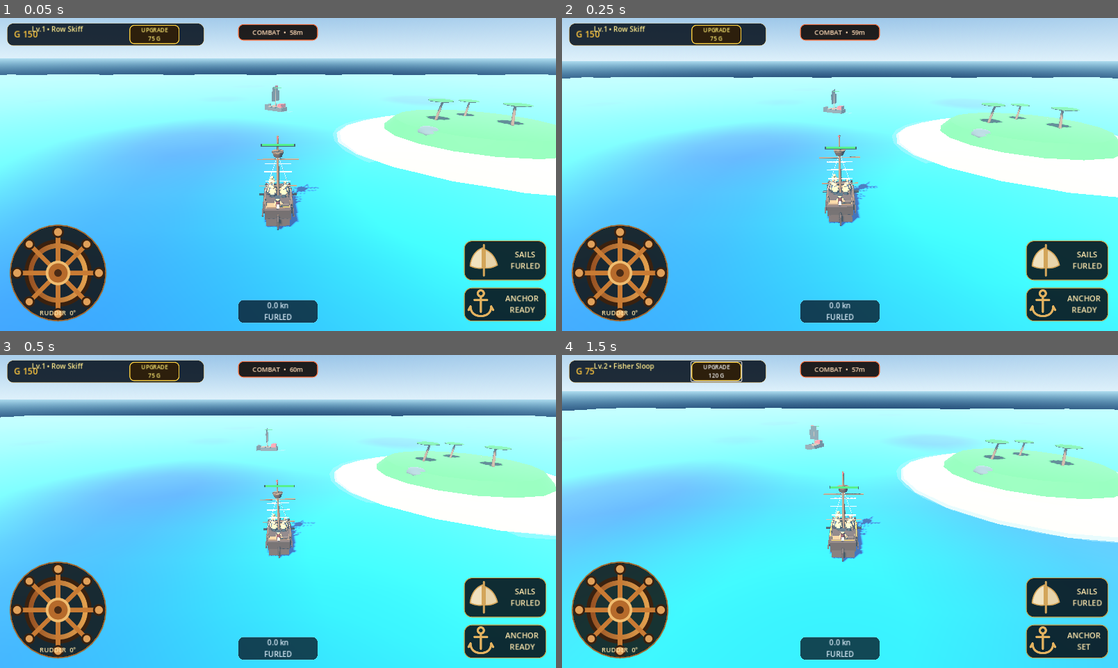
Above: before the commit, frames 1-4 (two rows, left to right).
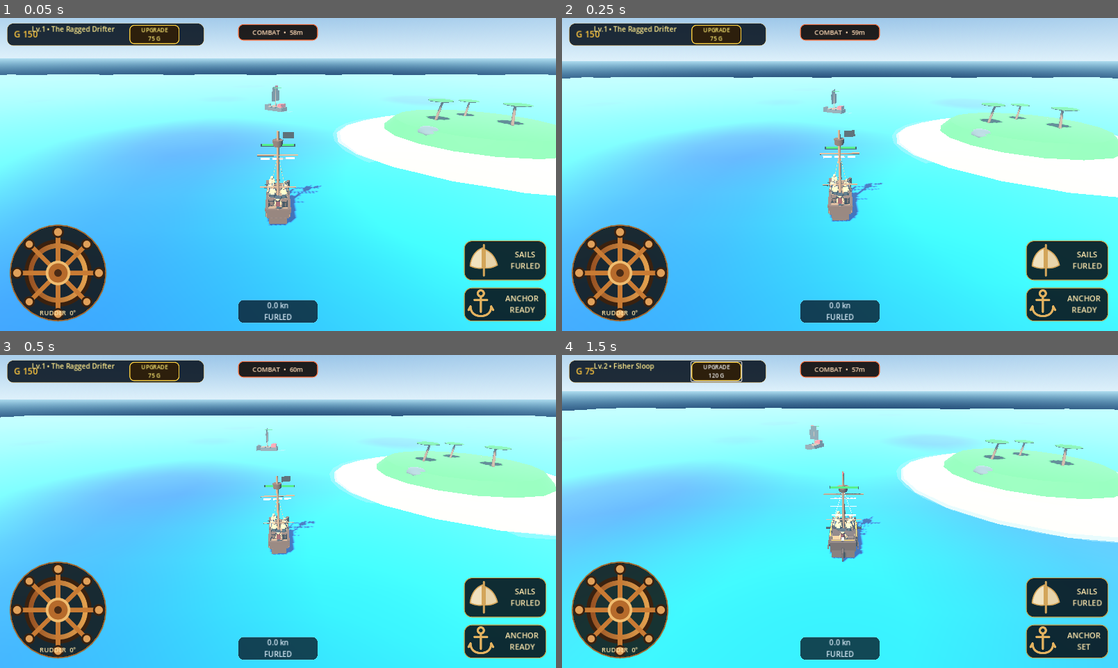
Above: after the commit, the same moments.

Repository: za99405com-ui/Pirate-Seasonline
Game: Godot game, scene res://scenes/world/world.tscn
Same seed, same stepped clock (60 frames per second), same inputs: the game is played once before the commit and once after it.
Inputs:
- Up to frame 1 (0.05 s): no input
- Up to frame 2 (0.25 s): no input
- Up to frame 3 (0.5 s): no input
- Up to frame 4 (1.5 s): click "ANCHOR READY" at 0.5 s; click "UPGRADE 75 G" at 1.25 s

The runs differ from the first frame. In frame 1, 1.1% of the frame differs, in the area x 9-58%, y 2-68%; in frame 2, 1.0%; in frame 3, 0.8%; in frame 4, nothing differs.

Commit message:
level1: build custom Ragged Drifter visual

Diff:
--- a/godot_game/scripts/data/ship_progression_data.gd
+++ b/godot_game/scripts/data/ship_progression_data.gd
@@ -53,7 +53,7 @@
 
 	# LEVEL 1
 	_levels[1] = LevelInfo.new(
-		1, "Row Skiff", "Small primitive skiff. Single mast and simple canvas.",
+		1, "The Ragged Drifter", "A battered starter pirate boat with one working bow cannon, one patched central sail and a rough timber deck.",
 		100.0, 13.0, 1.45, 4.0, 30.0, 2.2, 20, 0,
 		["hull_base", "mast_main", "sail_main", "cannons_pair_1"],
 		["slot_cannon_port_1", "slot_cannon_starboard_1", "slot_sail_main"]
--- a/godot_game/scripts/player/player_ship.gd
+++ b/godot_game/scripts/player/player_ship.gd
@@ -75,6 +75,7 @@
 var world_health_anchor: Node3D = null
 var world_health_fill: MeshInstance3D = null
 var ship_life_visuals: ShipLifeVisuals = null
+var ragged_drifter_visual: RaggedDrifterVisual = null
 
 var storage: ShipStorage = ShipStorage.new()
 
@@ -94,6 +95,9 @@
 	ship_life_visuals = ShipLifeVisuals.new()
 	visuals.add_child(ship_life_visuals)
 	ship_life_visuals.setup(self)
+	ragged_drifter_visual = RaggedDrifterVisual.new()
+	visuals.add_child(ragged_drifter_visual)
+	ragged_drifter_visual.setup(self)
 	_collect_travel_sails()
 	_setup_travel_wind()
 	travel_last_position = global_position
@@ -162,6 +166,8 @@
 	_update_travel_effects(delta)
 	if ship_life_visuals:
 		ship_life_visuals.update_visuals(delta)
+	if ragged_drifter_visual:
+		ragged_drifter_visual.update_visuals(delta, sail_visual_progress, combat_active, smoothed_rudder)
 	_handle_wave_bobbing(delta)
 	_update_wake(delta)
 	_keep_world_health_bar_readable()
@@ -545,20 +551,24 @@
 	if not visuals:
 		return
 
-	# Levels 1-2 use the lighter handmade hull. The imported ship becomes the Level 3 hull.
-	var starter_stage: bool = current_level <= 2
+	# Level 1 is our custom Ragged Drifter. Level 2 uses the starter hull.
+	# The imported detailed ship begins at Level 3.
+	var level_one: bool = current_level == 1
+	var level_two: bool = current_level == 2
 	var ship_model := visuals.get_node_or_null("ShipModel") as Node3D
 	var base_hull := visuals.get_node_or_null("BaseHull") as Node3D
 	var mast_main := visuals.get_node_or_null("MastMain") as Node3D
 
+	if ragged_drifter_visual:
+		ragged_drifter_visual.visible = level_one
 	if ship_model:
-		ship_model.visible = not starter_stage
+		ship_model.visible = current_level >= 3
 	if base_hull:
-		base_hull.visible = starter_stage
+		base_hull.visible = level_two
 	if mast_main:
-		mast_main.visible = starter_stage
+		mast_main.visible = level_two
 	if progressive_parts:
-		progressive_parts.visible = starter_stage
+		progressive_parts.visible = level_two
 
 func _play_upgrade_celebration() -> void:
 	if not visuals:
--- /dev/null
+++ b/godot_game/scripts/player/ragged_drifter_visual.gd
@@ -0,0 +1,288 @@
+class_name RaggedDrifterVisual
+extends Node3D
+
+var player: Node3D = null
+var sail_root: Node3D = null
+var sail_panels: Array[Node3D] = []
+var sail_panel_heights: Array[float] = []
+var sail_panel_top_y: Array[float] = []
+var cannon_root: Node3D = null
+var cannon_barrel: Node3D = null
+var tiller: Node3D = null
+var flag: Node3D = null
+var visual_time: float = 0.0
+var external_cannon_yaw: float = 999.0
+
+var wood_dark: StandardMaterial3D
+var wood_light: StandardMaterial3D
+var sail_cloth: StandardMaterial3D
+var patch_cloth: StandardMaterial3D
+var iron_mat: StandardMaterial3D
+var rope_mat: StandardMaterial3D
+var flag_mat: StandardMaterial3D
+
+func setup(owner_ship: Node3D) -> void:
+	player = owner_ship
+	name = "RaggedDrifter"
+	_build_materials()
+	_build_hull()
+	_build_rig()
+	_build_cannon()
+	_build_stern_details()
+	_build_cargo()
+	visible = false
+
+func set_cannon_yaw(value: float) -> void:
+	external_cannon_yaw = clampf(value, -0.72, 0.72)
+
+func clear_cannon_yaw() -> void:
+	external_cannon_yaw = 999.0
+
+func update_visuals(delta: float, sail_progress: float, combat_active: bool, rudder_value: float) -> void:
+	if not visible:
+		return
+	visual_time += delta
+	_update_sail(sail_progress)
+	_update_cannon(delta, combat_active)
+	_update_tiller(delta, rudder_value)
+	if flag:
+		flag.rotation.y = sin(visual_time * 3.2) * 0.08
+		flag.rotation.z = sin(visual_time * 4.1) * 0.05
+
+func _build_materials() -> void:
+	wood_dark = _mat(Color(0.30, 0.17, 0.10, 1.0), 0.88)
+	wood_light = _mat(Color(0.49, 0.31, 0.18, 1.0), 0.82)
+	sail_cloth = _mat(Color(0.84, 0.78, 0.67, 1.0), 0.94)
+	sail_cloth.cull_mode = BaseMaterial3D.CULL_DISABLED
+	patch_cloth = _mat(Color(0.49, 0.39, 0.31, 1.0), 0.95)
+	patch_cloth.cull_mode = BaseMaterial3D.CULL_DISABLED
+	iron_mat = _mat(Color(0.10, 0.105, 0.12, 1.0), 0.30)
+	iron_mat.metallic = 0.82
+	rope_mat = _mat(Color(0.55, 0.45, 0.31, 1.0), 0.96)
+	flag_mat = _mat(Color(0.055, 0.055, 0.065, 1.0), 0.92)
+	flag_mat.cull_mode = BaseMaterial3D.CULL_DISABLED
+
+func _mat(color: Color, roughness: float) -> StandardMaterial3D:
+	var mat := StandardMaterial3D.new()
+	mat.albedo_color = color
+	mat.roughness = roughness
+	return mat
+
+func _build_hull() -> void:
+	var hull := Node3D.new()
+	hull.name = "Hull"
+	add_child(hull)
+
+	# Low-cost layered timber hull: narrow keel, broad deck and angled bow cheeks.
+	_add_box(hull, Vector3(1.55, 0.62, 5.45), Vector3(0.0, 0.54, 0.18), Vector3.ZERO, wood_dark)
+	_add_box(hull, Vector3(2.05, 0.18, 5.15), Vector3(0.0, 1.00, 0.22), Vector3.ZERO, wood_light)
+	_add_box(hull, Vector3(0.26, 0.78, 4.65), Vector3(-1.00, 1.15, 0.25), Vector3(0.0, 0.0, 0.02), wood_dark)
+	_add_box(hull, Vector3(0.26, 0.78, 4.65), Vector3(1.00, 1.15, 0.25), Vector3(0.0, 0.0, -0.02), wood_dark)
+
+	_add_box(hull, Vector3(0.28, 0.76, 2.05), Vector3(-0.69, 1.05, -2.72), Vector3(0.0, 0.48, 0.0), wood_dark)
+	_add_box(hull, Vector3(0.28, 0.76, 2.05), Vector3(0.69, 1.05, -2.72), Vector3(0.0, -0.48, 0.0), wood_dark)
+	_add_box(hull, Vector3(1.92, 0.82, 0.25), Vector3(0.0, 1.22, 2.72), Vector3.ZERO, wood_dark)
+
+	# Raised bow and stern lips add silhouette without heavy geometry.
+	_add_box(hull, Vector3(1.55, 0.16, 0.42), Vector3(0.0, 1.44, -2.58), Vector3.ZERO, wood_light)
+	_add_box(hull, Vector3(1.70, 0.16, 0.42), Vector3(0.0, 1.48, 2.52), Vector3.ZERO, wood_light)
+
+	# Inner floor planks.
+	for z in [-1.7, -0.9, -0.1, 0.7, 1.5]:
+		_add_box(hull, Vector3(1.72, 0.055, 0.62), Vector3(0.0, 1.12, float(z)), Vector3.ZERO, wood_light)
+
+func _build_rig() -> void:
+	var rig := Node3D.new()
+	rig.name = "SingleMastRig"
+	add_child(rig)
+
+	_add_cylinder(rig, 0.115, 0.15, 7.15, Vector3(0.0, 4.35, 0.28), Vector3.ZERO, wood_light, 8)
+	_add_cylinder(rig, 0.075, 0.075, 3.65, Vector3(0.0, 5.72, 0.28), Vector3(0.0, 0.0, PI * 0.5), wood_light, 8)
+	_add_cylinder(rig, 0.060, 0.060, 3.35, Vector3(0.0, 2.55, 0.28), Vector3(0.0, 0.0, PI * 0.5), wood_light, 8)
+
+	# Crow's nest.
+	var nest := MeshInstance3D.new()
+	var nest_mesh := CylinderMesh.new()
+	nest_mesh.top_radius = 0.48
+	nest_mesh.bottom_radius = 0.40
+	nest_mesh.height = 0.55
+	nest_mesh.radial_segments = 8
+	nest.mesh = nest_mesh
+	nest.material_override = wood_dark
+	nest.position = Vector3(0.0, 6.86, 0.28)
+	rig.add_child(nest)
+
+	# One patched ragged sail, split only for cheap furling animation.
+	sail_root = Node3D.new()
+	sail_root.name = "MainPatchedSail"
+	rig.add_child(sail_root)
+	_make_sail_panel(-1.12, 1.03, 3.00, 5.52)
+	_make_sail_panel(0.00, 1.18, 3.25, 5.52)
+	_make_sail_panel(1.10, 0.96, 2.82, 5.52)
+
+	# Patch sits on the center cloth and follows furling.
+	var patch := MeshInstance3D.new()
+	var patch_mesh := QuadMesh.new()
+	patch_mesh.size = Vector2(0.72, 0.82)
+	patch.mesh = patch_mesh
+	patch.material_override = patch_cloth
+	patch.position = Vector3(0.42, -0.15, 0.035)
+	patch.rotation.z = 0.12
+	sail_panels[1].add_child(patch)
+
+	# Simple shrouds on each side of the mast.
+	_add_shroud(rig, Vector3(-0.93, 1.34, 0.28), Vector3(0.0, 5.78, 0.28))
+	_add_shroud(rig, Vector3(0.93, 1.34, 0.28), Vector3(0.0, 5.78, 0.28))
+
+	flag = Node3D.new()
+	flag.name = "BlackFlag"
+	flag.position = Vector3(0.50, 7.55, 0.28)
+	rig.add_child(flag)
+	var flag_mesh_instance := MeshInstance3D.new()
+	var flag_mesh := QuadMesh.new()
+	flag_mesh.size = Vector2(0.95, 0.58)
+	flag_mesh_instance.mesh = flag_mesh
+	flag_mesh_instance.material_override = flag_mat
+	flag_mesh_instance.position.x = 0.44
+	flag.add_child(flag_mesh_instance)
+
+func _make_sail_panel(x: float, width: float, height: float, top_y: float) -> void:
+	var panel_root := Node3D.new()
+	panel_root.position = Vector3(x, top_y - height * 0.5, 0.31)
+	sail_root.add_child(panel_root)
+
+	var panel := MeshInstance3D.new()
+	var mesh := QuadMesh.new()
+	mesh.size = Vector2(width, height)
+	panel.mesh = mesh
+	panel.material_override = sail_cloth
+	panel_root.add_child(panel)
+
+	sail_panels.append(panel_root)
+	sail_panel_heights.append(height)
+	sail_panel_top_y.append(top_y)
+
+func _build_cannon() -> void:
+	cannon_root = Node3D.new()
+	cannon_root.name = "SingleBowCannon"
+	cannon_root.position = Vector3(0.0, 1.25, -2.05)
+	add_child(cannon_root)
+
+	_add_box(cannon_root, Vector3(0.72, 0.26, 0.85), Vector3(0.0, 0.02, 0.10), Vector3.ZERO, wood_dark)
+	for x in [-0.31, 0.31]:
+		var wheel := MeshInstance3D.new()
+		var wheel_mesh := CylinderMesh.new()
+		wheel_mesh.top_radius = 0.16
+		wheel_mesh.bottom_radius = 0.16
+		wheel_mesh.height = 0.10
+		wheel_mesh.radial_segments = 8
+		wheel.mesh = wheel_mesh
+		wheel.material_override = wood_light
+		wheel.position = Vector3(float(x), -0.10, 0.16)
+		wheel.rotation.z = PI * 0.5
+		cannon_root.add_child(wheel)
+
+	cannon_barrel = Node3D.new()
+	cannon_barrel.name = "MovingBarrel"
+	cannon_barrel.position = Vector3(0.0, 0.23, -0.30)
+	cannon_root.add_child(cannon_barrel)
+	_add_cylinder(cannon_barrel, 0.12, 0.20, 1.45, Vector3(0.0, 0.0, -0.46), Vector3(PI * 0.5 + 0.08, 0.0, 0.0), iron_mat, 12)
+
+func _build_stern_details() -> void:
+	tiller = Node3D.new()
+	tiller.name = "RearTiller"
+	tiller.position = Vector3(0.0, 1.42, 2.25)
+	add_child(tiller)
+	_add_box(tiller, Vector3(0.12, 0.14, 1.20), Vector3(0.0, 0.0, 0.0), Vector3(-0.28, 0.0, 0.0), wood_light)
+
+func _build_cargo() -> void:
+	for pos in [Vector3(0.60, 1.45, 1.38), Vector3(-0.58, 1.45, 1.12)]:
+		var barrel := MeshInstance3D.new()
+		var mesh := CylinderMesh.new()
+		mesh.top_radius = 0.28
+		mesh.bottom_radius = 0.30
+		mesh.height = 0.66
+		mesh.radial_segments = 8
+		barrel.mesh = mesh
+		barrel.material_override = wood_dark
+		barrel.position = pos
+		add_child(barrel)
+		var hoop_top := _ring_barrel(pos + Vector3(0.0, 0.20, 0.0))
+		var hoop_bottom := _ring_barrel(pos + Vector3(0.0, -0.20, 0.0))
+		add_child(hoop_top)
+		add_child(hoop_bottom)
+
+func _ring_barrel(pos: Vector3) -> MeshInstance3D:
+	var ring := MeshInstance3D.new()
+	var mesh := CylinderMesh.new()
+	mesh.top_radius = 0.305
+	mesh.bottom_radius = 0.305
+	mesh.height = 0.045
+	mesh.radial_segments = 8
+	ring.mesh = mesh
+	ring.material_override = iron_mat
+	ring.position = pos
+	return ring
+
+func _update_sail(progress: float) -> void:
+	var p: float = clampf(progress, 0.0, 1.0)
+	for i in range(sail_panels.size()):
+		var stagger: float = float(i) * 0.045
+		var local: float = clampf((p - stagger) / maxf(0.01, 1.0 - stagger), 0.0, 1.0)
+		local = smoothstep(0.0, 1.0, local)
+		var panel := sail_panels[i]
+		var open_y: float = lerpf(0.07, 1.0, local)
+		panel.scale = Vector3(lerpf(0.78, 1.0, local), open_y, 1.0)
+		panel.position.y = sail_panel_top_y[i] - (sail_panel_heights[i] * open_y) * 0.5
+		panel.position.z = 0.31 + sin(visual_time * 2.0 + float(i)) * 0.035 * local
+
+func _update_cannon(delta: float, combat_active: bool) -> void:
+	if not cannon_root:
+		return
+	var target_yaw: float = 0.0
+	if external_cannon_yaw < 900.0:
+		target_yaw = external_cannon_yaw
+	elif combat_active:
+		target_yaw = sin(visual_time * 0.65) * 0.44
+	cannon_root.rotation.y = lerp_angle(cannon_root.rotation.y, target_yaw, 1.0 - exp(-3.8 * delta))
+	if cannon_barrel:
+		var target_pitch: float = -0.04 + (0.035 * sin(visual_time * 0.8) if combat_active else 0.0)
+		cannon_barrel.rotation.x = lerpf(cannon_barrel.rotation.x, target_pitch, 1.0 - exp(-4.0 * delta))
+
+func _update_tiller(delta: float, rudder_value: float) -> void:
+	if not tiller:
+		return
+	tiller.rotation.y = lerpf(tiller.rotation.y, -rudder_value * 0.62, 1.0 - exp(-7.0 * delta))
+
+func _add_shroud(parent: Node3D, a: Vector3, b: Vector3) -> void:
+	var mid := (a + b) * 0.5
+	var length := a.distance_to(b)
+	var dx := b.x - a.x
+	var dy := b.y - a.y
+	var rope := _add_box(parent, Vector3(0.032, length, 0.032), mid, Vector3(0.0, 0.0, -atan2(dx, dy)), rope_mat)
+	rope.position.z = a.z
+
+func _add_box(parent: Node3D, size: Vector3, pos: Vector3, rot: Vector3, mat: Material) -> MeshInstance3D:
+	var node := MeshInstance3D.new()
+	var mesh := BoxMesh.new()
+	mesh.size = size
+	node.mesh = mesh
+	node.material_override = mat
+	node.position = pos
+	node.rotation = rot
+	parent.add_child(node)
+	return node
+
+func _add_cylinder(parent: Node3D, top_radius: float, bottom_radius: float, height: float, pos: Vector3, rot: Vector3, mat: Material, segments: int) -> MeshInstance3D:
+	var node := MeshInstance3D.new()
+	var mesh := CylinderMesh.new()
+	mesh.top_radius = top_radius
+	mesh.bottom_radius = bottom_radius
+	mesh.height = height
+	mesh.radial_segments = segments
+	node.mesh = mesh
+	node.material_override = mat
+	node.position = pos
+	node.rotation = rot
+	parent.add_child(node)
+	return node
